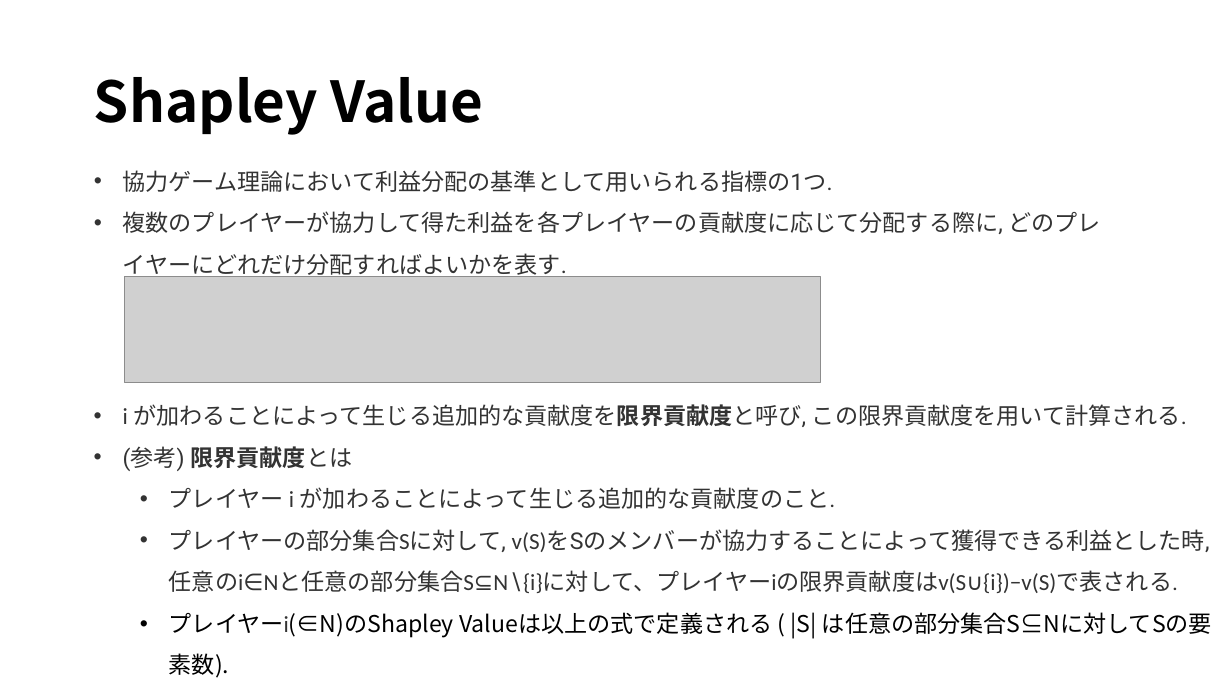
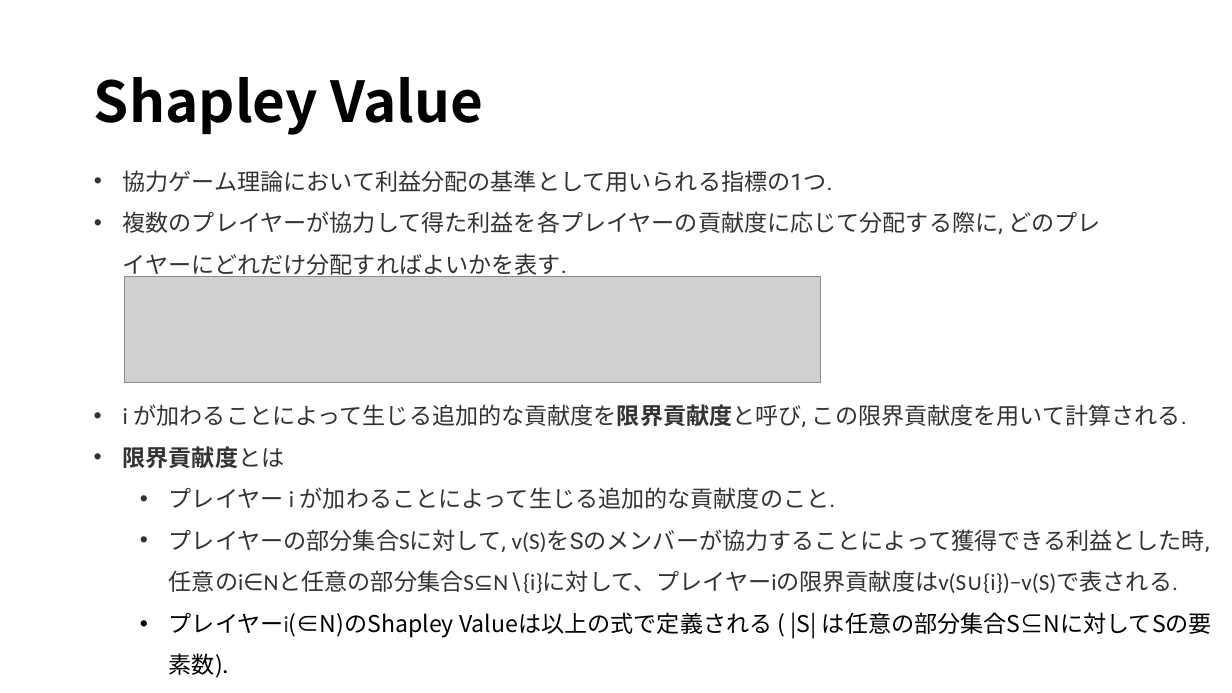
Before and after one commit to MasahitoKumada/research, a slide deck: slide 6 of 2021/doc/進捗06.17.pptx. Drawn at 1232x693 pixels with LibreOffice and Linux fonts; fonts in the diff are those of the drawing; grey boxes stand for pictures. Boxes give left, top, right and bottom in pixels: in the first picture for what was removed or moved away, otherwise in the second. Text is boxed around its words. In the diff, an @@ line names an element or a change of style, - is before the commit and + after.

```diff
--- a/2021/doc/進捗06.17.pptx
+++ b/2021/doc/進捗06.17.pptx
@@ text at [123,446,285,468]: text changed; bold on @@
-• (参考) 限界貢献度とは
+• 限界貢献度とは
```
Also in this commit, not shown: 8 other files.
